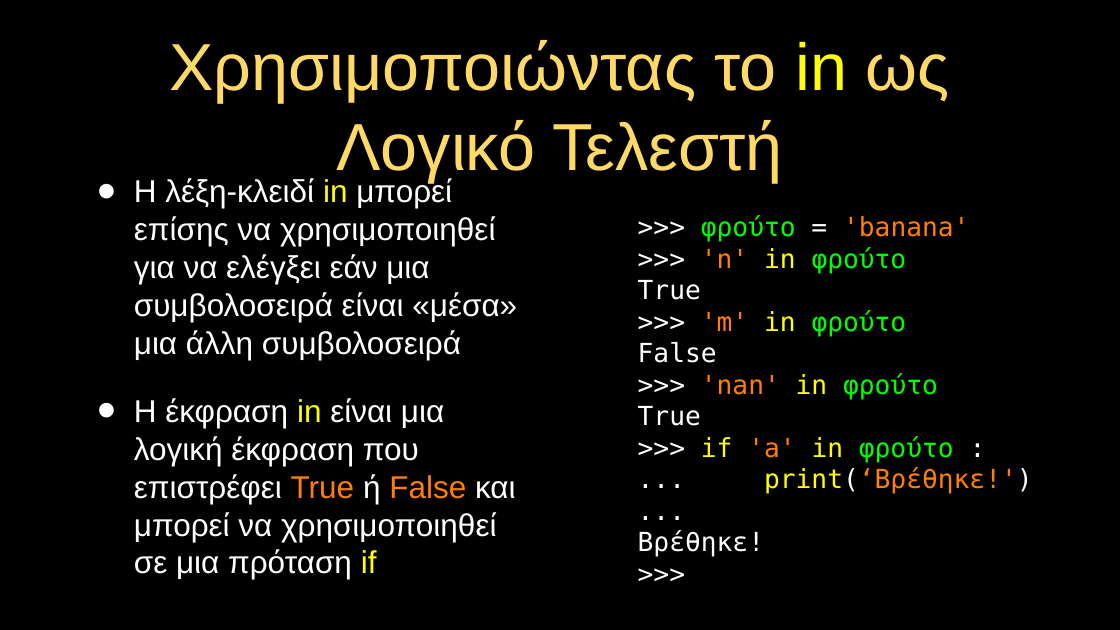
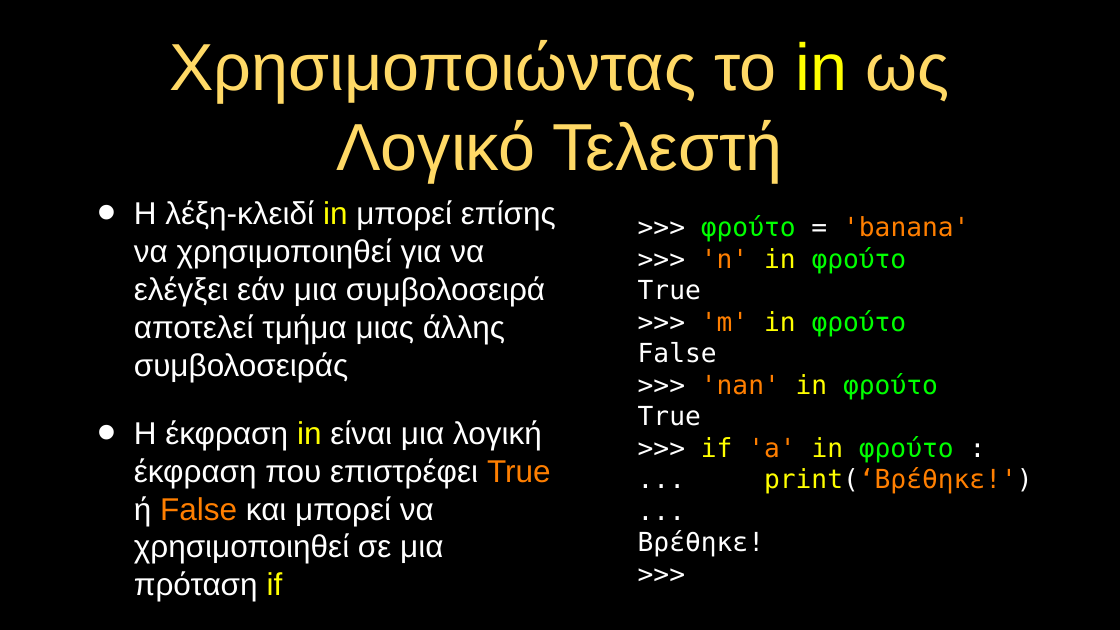
Before and after one commit to csev/py4e, a slide deck: slide 19 of lectures3/gr/Pythonlearn-06-Strings.pptx. Drawn at 1120x630 pixels with LibreOffice and Linux fonts; fonts in the diff are those of the drawing. Boxes give left, top, right and bottom in pixels: in the first picture for what was removed or moved away, otherwise in the second. Text is boxed around its words. In the diff, an @@ line names an element or a change of style, - is before the commit and + after.

```diff
--- a/lectures3/gr/Pythonlearn-06-Strings.pptx
+++ b/lectures3/gr/Pythonlearn-06-Strings.pptx
@@ text "Η λέξη-κλειδί in μπορεί επίσης ...": place and size @@
-text "Η λέξη-κλειδί in μπορεί επίσης ..." at bbox=[134, 177, 517, 579]
+text "Η λέξη-κλειδί in μπορεί επίσης ..." at bbox=[134, 200, 556, 601]
@@ text at bbox=[134, 200, 556, 382]: text changed @@
-• Η λέξη-κλειδί in μπορεί επίσης να χρησιμοποιηθεί για να ελέγξει εάν μια συμβολοσειρά είναι «μέσα» μια άλλη συμβολοσειρά
+• Η λέξη-κλειδί in μπορεί επίσης να χρησιμοποιηθεί για να ελέγξει εάν μια συμβολοσειρά αποτελεί τμήμα μιας άλλης συμβολοσειράς
```
Also in this commit, not shown: 1 other slide changed.
